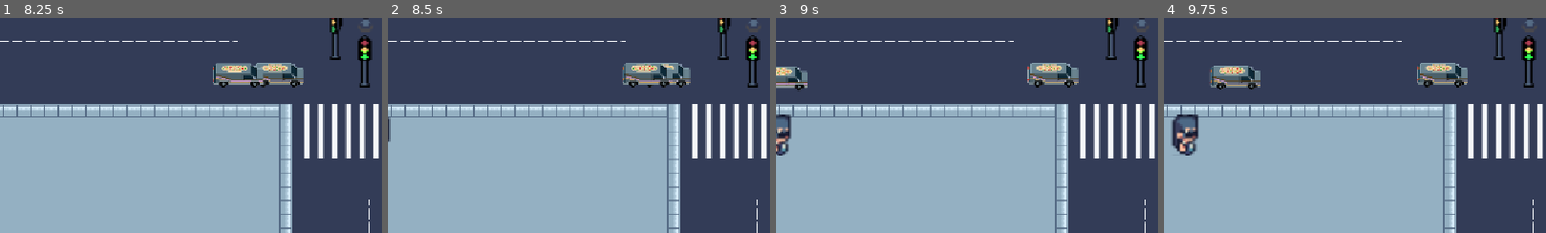
Above: before the commit, frames 1-4 (left to right).
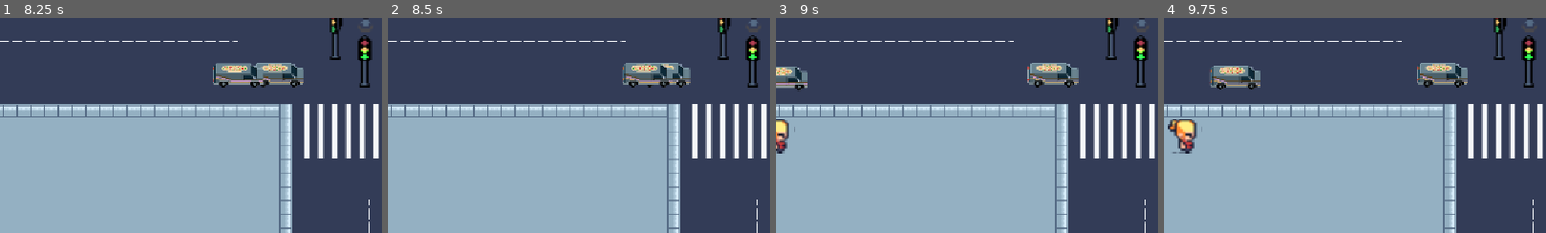
Above: after the commit, the same moments.

Repository: lafgo-fc/game-jam-repoooo
Game: Godot game, scene res://scne/test_one.tscn
The game is run twice, just before and just after one commit, with the same random seed, the same clock (stepped at 60 frames per second) and the same inputs.
Inputs:
- Up to frame 1 (8.25 s): tap Enter (ui_accept) at 0.5, 0.77, 1.25, 1.52, 3.02, 3.77, 4.52, 6.02, 6.77, 7.52 s; hold R (traffic control right and left) from 0.53 s (still down)
- Up to frame 2 (8.5 s): keep holding R (traffic control right and left)
- Up to frame 3 (9 s): keep holding R (traffic control right and left)
- Up to frame 4 (9.75 s): keep holding R (traffic control right and left); tap Enter (ui_accept) at 9.02 s
The pictures show only the part of the screen within x 0-50%, y 50-100%; the shares and areas given below are measured in that part.

Frame 1 is identical in both runs. In frame 2, less than 0.1% of the frame differs, in the area x 0-1%, y 46-58%; in frame 3, 0.7%; in frame 4, 1.2%, in the area x 1-10%, y 44-64%.

Commit message:
added new npc

Diff:
--- a/scne/pedestians.gd
+++ b/scne/pedestians.gd
@@ -4,6 +4,7 @@
 @onready var traffic_light = $"."
 @onready var npc_2 = $"npc 2"
 @onready var npc_3 =  $"npc 3"
+@onready var npc_4 = $"npc 4"
 
 @export var p1: Marker2D
 @export var p2: Marker2D
@@ -26,7 +27,7 @@
 var reached_p1 = false
 func _ready():
 	add_to_group("npc")
-	npc_list = [npc_1,npc_2,npc_3]
+	npc_list = [npc_1,npc_2,npc_3,npc_4]
 	npc_name = npc_list.pick_random()
 	for npc in npc_list:
 		npc.hide()
--- a/scne/pedestians.tscn
+++ b/scne/pedestians.tscn
@@ -4,6 +4,7 @@
 [ext_resource type="Texture2D" uid="uid://da54adnsnq8lx" path="res://assets/npcs/NPC_1.png" id="2_gkco8"]
 [ext_resource type="Texture2D" uid="uid://bkwgnn5r3ihvj" path="res://assets/npcs/NPC_2.png" id="3_mvjtp"]
 [ext_resource type="Texture2D" uid="uid://4bv3e05f8qwe" path="res://assets/npcs/NPC_3.png" id="4_t4lxv"]
+[ext_resource type="Texture2D" uid="uid://f2l77wpxo68y" path="res://assets/npcs/NPC_4.png" id="5_fmtih"]
 
 [sub_resource type="AtlasTexture" id="AtlasTexture_mvjtp"]
 atlas = ExtResource("2_gkco8")
@@ -804,6 +805,273 @@
 "loop": 1,
 "name": &"top",
 "speed": 5.0
+}]
+
+[sub_resource type="AtlasTexture" id="AtlasTexture_ojd6b"]
+atlas = ExtResource("5_fmtih")
+region = Rect2(64, 16, 16, 16)
+
+[sub_resource type="AtlasTexture" id="AtlasTexture_cplv5"]
+atlas = ExtResource("5_fmtih")
+region = Rect2(80, 16, 16, 16)
+
+[sub_resource type="AtlasTexture" id="AtlasTexture_jcgte"]
+atlas = ExtResource("5_fmtih")
+region = Rect2(96, 16, 16, 16)
+
+[sub_resource type="AtlasTexture" id="AtlasTexture_8omp1"]
+atlas = ExtResource("5_fmtih")
+region = Rect2(112, 16, 16, 16)
+
+[sub_resource type="AtlasTexture" id="AtlasTexture_6iiqg"]
+atlas = ExtResource("5_fmtih")
+region = Rect2(0, 80, 16, 16)
+
+[sub_resource type="AtlasTexture" id="AtlasTexture_8ykvw"]
+atlas = ExtResource("5_fmtih")
+region = Rect2(16, 80, 16, 16)
+
+[sub_resource type="AtlasTexture" id="AtlasTexture_a35er"]
+atlas = ExtResource("5_fmtih")
+region = Rect2(32, 80, 16, 16)
+
+[sub_resource type="AtlasTexture" id="AtlasTexture_1jy2p"]
+atlas = ExtResource("5_fmtih")
+region = Rect2(48, 80, 16, 16)
+
+[sub_resource type="AtlasTexture" id="AtlasTexture_8022h"]
+atlas = ExtResource("5_fmtih")
+region = Rect2(0, 32, 16, 16)
+
+[sub_resource type="AtlasTexture" id="AtlasTexture_w5ye7"]
+atlas = ExtResource("5_fmtih")
+region = Rect2(16, 32, 16, 16)
+
+[sub_resource type="AtlasTexture" id="AtlasTexture_mvkbl"]
+atlas = ExtResource("5_fmtih")
+region = Rect2(32, 32, 16, 16)
+
+[sub_resource type="AtlasTexture" id="AtlasTexture_vwhp7"]
+atlas = ExtResource("5_fmtih")
+region = Rect2(48, 32, 16, 16)
+
+[sub_resource type="AtlasTexture" id="AtlasTexture_wfpyh"]
+atlas = ExtResource("5_fmtih")
+region = Rect2(0, 64, 16, 16)
+
+[sub_resource type="AtlasTexture" id="AtlasTexture_t6pdu"]
+atlas = ExtResource("5_fmtih")
+region = Rect2(16, 64, 16, 16)
+
+[sub_resource type="AtlasTexture" id="AtlasTexture_sp3mk"]
+atlas = ExtResource("5_fmtih")
+region = Rect2(32, 64, 16, 16)
+
+[sub_resource type="AtlasTexture" id="AtlasTexture_0gqto"]
+atlas = ExtResource("5_fmtih")
+region = Rect2(48, 64, 16, 16)
+
+[sub_resource type="AtlasTexture" id="AtlasTexture_eprym"]
+atlas = ExtResource("5_fmtih")
+region = Rect2(0, 48, 16, 16)
+
+[sub_resource type="AtlasTexture" id="AtlasTexture_aojdw"]
+atlas = ExtResource("5_fmtih")
+region = Rect2(16, 48, 16, 16)
+
+[sub_resource type="AtlasTexture" id="AtlasTexture_xp8fm"]
+atlas = ExtResource("5_fmtih")
+region = Rect2(32, 48, 16, 16)
+
+[sub_resource type="AtlasTexture" id="AtlasTexture_jxxfe"]
+atlas = ExtResource("5_fmtih")
+region = Rect2(48, 48, 16, 16)
+
+[sub_resource type="AtlasTexture" id="AtlasTexture_153t0"]
+atlas = ExtResource("5_fmtih")
+region = Rect2(64, 32, 16, 16)
+
+[sub_resource type="AtlasTexture" id="AtlasTexture_tsq1d"]
+atlas = ExtResource("5_fmtih")
+region = Rect2(80, 32, 16, 16)
+
+[sub_resource type="AtlasTexture" id="AtlasTexture_ov8xw"]
+atlas = ExtResource("5_fmtih")
+region = Rect2(96, 32, 16, 16)
+
+[sub_resource type="AtlasTexture" id="AtlasTexture_e6hew"]
+atlas = ExtResource("5_fmtih")
+region = Rect2(112, 32, 16, 16)
+
+[sub_resource type="AtlasTexture" id="AtlasTexture_aesl0"]
+atlas = ExtResource("5_fmtih")
+region = Rect2(64, 64, 16, 16)
+
+[sub_resource type="AtlasTexture" id="AtlasTexture_ypkae"]
+atlas = ExtResource("5_fmtih")
+region = Rect2(80, 64, 16, 16)
+
+[sub_resource type="AtlasTexture" id="AtlasTexture_47vy6"]
+atlas = ExtResource("5_fmtih")
+region = Rect2(96, 64, 16, 16)
+
+[sub_resource type="AtlasTexture" id="AtlasTexture_bbbjg"]
+atlas = ExtResource("5_fmtih")
+region = Rect2(112, 64, 16, 16)
+
+[sub_resource type="AtlasTexture" id="AtlasTexture_tfk55"]
+atlas = ExtResource("5_fmtih")
+region = Rect2(64, 48, 16, 16)
+
+[sub_resource type="AtlasTexture" id="AtlasTexture_ir6fo"]
+atlas = ExtResource("5_fmtih")
+region = Rect2(80, 48, 16, 16)
+
+[sub_resource type="AtlasTexture" id="AtlasTexture_ofewf"]
+atlas = ExtResource("5_fmtih")
+region = Rect2(96, 48, 16, 16)
+
+[sub_resource type="AtlasTexture" id="AtlasTexture_vttc1"]
+atlas = ExtResource("5_fmtih")
+region = Rect2(112, 48, 16, 16)
+
+[sub_resource type="SpriteFrames" id="SpriteFrames_xi4lh"]
+animations = [{
+"frames": [{
+"duration": 1.0,
+"texture": SubResource("AtlasTexture_ojd6b")
+}, {
+"duration": 1.0,
+"texture": SubResource("AtlasTexture_cplv5")
+}, {
+"duration": 1.0,
+"texture": SubResource("AtlasTexture_jcgte")
+}, {
+"duration": 1.0,
+"texture": SubResource("AtlasTexture_8omp1")
+}],
+"loop": 1,
+"name": &"front",
+"speed": 6.0
+}, {
+"frames": [{
+"duration": 1.0,
+"texture": SubResource("AtlasTexture_6iiqg")
+}, {
+"duration": 1.0,
+"texture": SubResource("AtlasTexture_8ykvw")
+}, {
+"duration": 1.0,
+"texture": SubResource("AtlasTexture_a35er")
+}, {
+"duration": 1.0,
+"texture": SubResource("AtlasTexture_1jy2p")
+}],
+"loop": 1,
+"name": &"idle front",
+"speed": 6.0
+}, {
+"frames": [{
+"duration": 1.0,
+"texture": SubResource("AtlasTexture_8022h")
+}, {
+"duration": 1.0,
+"texture": SubResource("AtlasTexture_w5ye7")
+}, {
+"duration": 1.0,
+"texture": SubResource("AtlasTexture_mvkbl")
+}, {
+"duration": 1.0,
+"texture": SubResource("AtlasTexture_vwhp7")
+}],
+"loop": 1,
+"name": &"idle left",
+"speed": 6.0
+}, {
+"frames": [{
+"duration": 1.0,
+"texture": SubResource("AtlasTexture_wfpyh")
+}, {
+"duration": 1.0,
+"texture": SubResource("AtlasTexture_t6pdu")
+}, {
+"duration": 1.0,
+"texture": SubResource("AtlasTexture_sp3mk")
+}, {
+"duration": 1.0,
+"texture": SubResource("AtlasTexture_0gqto")
+}],
+"loop": 1,
+"name": &"idle right",
+"speed": 6.0
+}, {
+"frames": [{
+"duration": 1.0,
+"texture": SubResource("AtlasTexture_eprym")
+}, {
+"duration": 1.0,
+"texture": SubResource("AtlasTexture_aojdw")
+}, {
+"duration": 1.0,
+"texture": SubResource("AtlasTexture_xp8fm")
+}, {
+"duration": 1.0,
+"texture": SubResource("AtlasTexture_jxxfe")
+}],
+"loop": 1,
+"name": &"idle top",
+"speed": 6.0
+}, {
+"frames": [{
+"duration": 1.0,
+"texture": SubResource("AtlasTexture_153t0")
+}, {
+"duration": 1.0,
+"texture": SubResource("AtlasTexture_tsq1d")
+}, {
+"duration": 1.0,
+"texture": SubResource("AtlasTexture_ov8xw")
+}, {
+"duration": 1.0,
+"texture": SubResource("AtlasTexture_e6hew")
+}],
+"loop": 1,
+"name": &"left",
+"speed": 6.0
+}, {
+"frames": [{
+"duration": 1.0,
+"texture": SubResource("AtlasTexture_aesl0")
+}, {
+"duration": 1.0,
+"texture": SubResource("AtlasTexture_ypkae")
+}, {
+"duration": 1.0,
+"texture": SubResource("AtlasTexture_47vy6")
+}, {
+"duration": 1.0,
+"texture": SubResource("AtlasTexture_bbbjg")
+}],
+"loop": 1,
+"name": &"right",
+"speed": 6.0
+}, {
+"frames": [{
+"duration": 1.0,
+"texture": SubResource("AtlasTexture_tfk55")
+}, {
+"duration": 1.0,
+"texture": SubResource("AtlasTexture_ir6fo")
+}, {
+"duration": 1.0,
+"texture": SubResource("AtlasTexture_ofewf")
+}, {
+"duration": 1.0,
+"texture": SubResource("AtlasTexture_vttc1")
+}],
+"loop": 1,
+"name": &"top",
+"speed": 6.0
 }]
 
 [sub_resource type="CircleShape2D" id="CircleShape2D_74c84"]
@@ -830,9 +1098,14 @@
 animation = &"idle top"
 
 [node name="npc 3" type="AnimatedSprite2D" parent="." unique_id=1103112919]
-scale = Vector2(3, 3)
+scale = Vector2(2.5, 2.5)
 sprite_frames = SubResource("SpriteFrames_xnp0m")
 animation = &"idle front"
+
+[node name="npc 4" type="AnimatedSprite2D" parent="." unique_id=518088500]
+scale = Vector2(2.5, 2.5)
+sprite_frames = SubResource("SpriteFrames_xi4lh")
+animation = &"idle top"
 
 [node name="Area2D" type="Area2D" parent="." unique_id=262601416]
 
